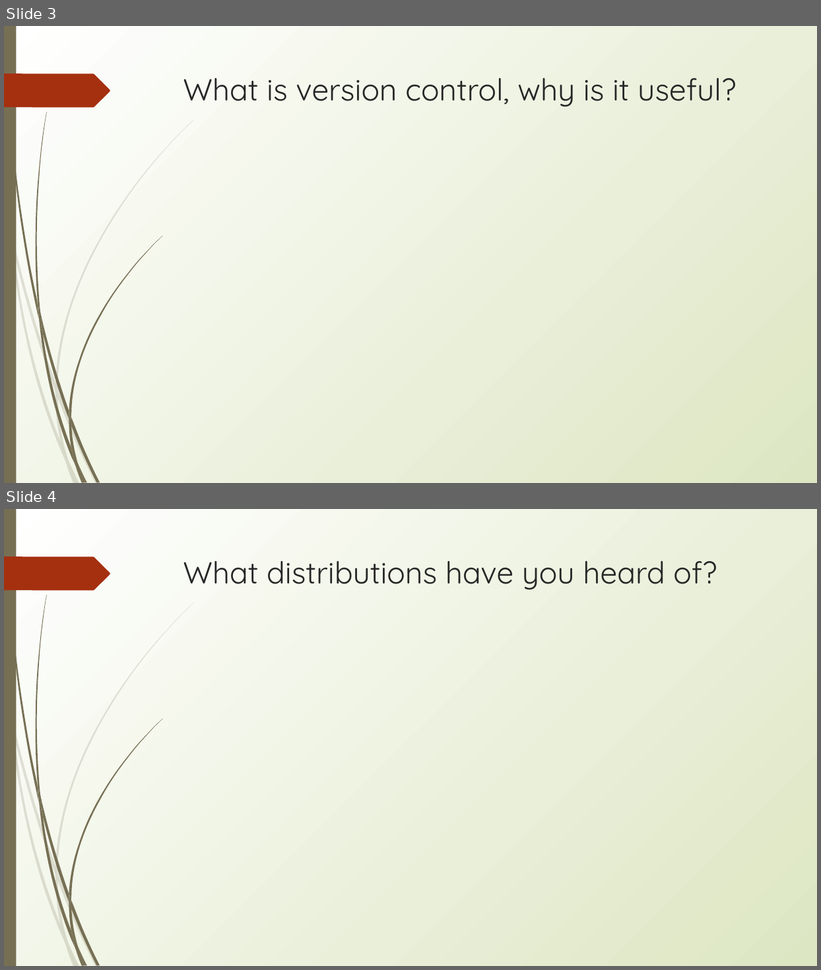
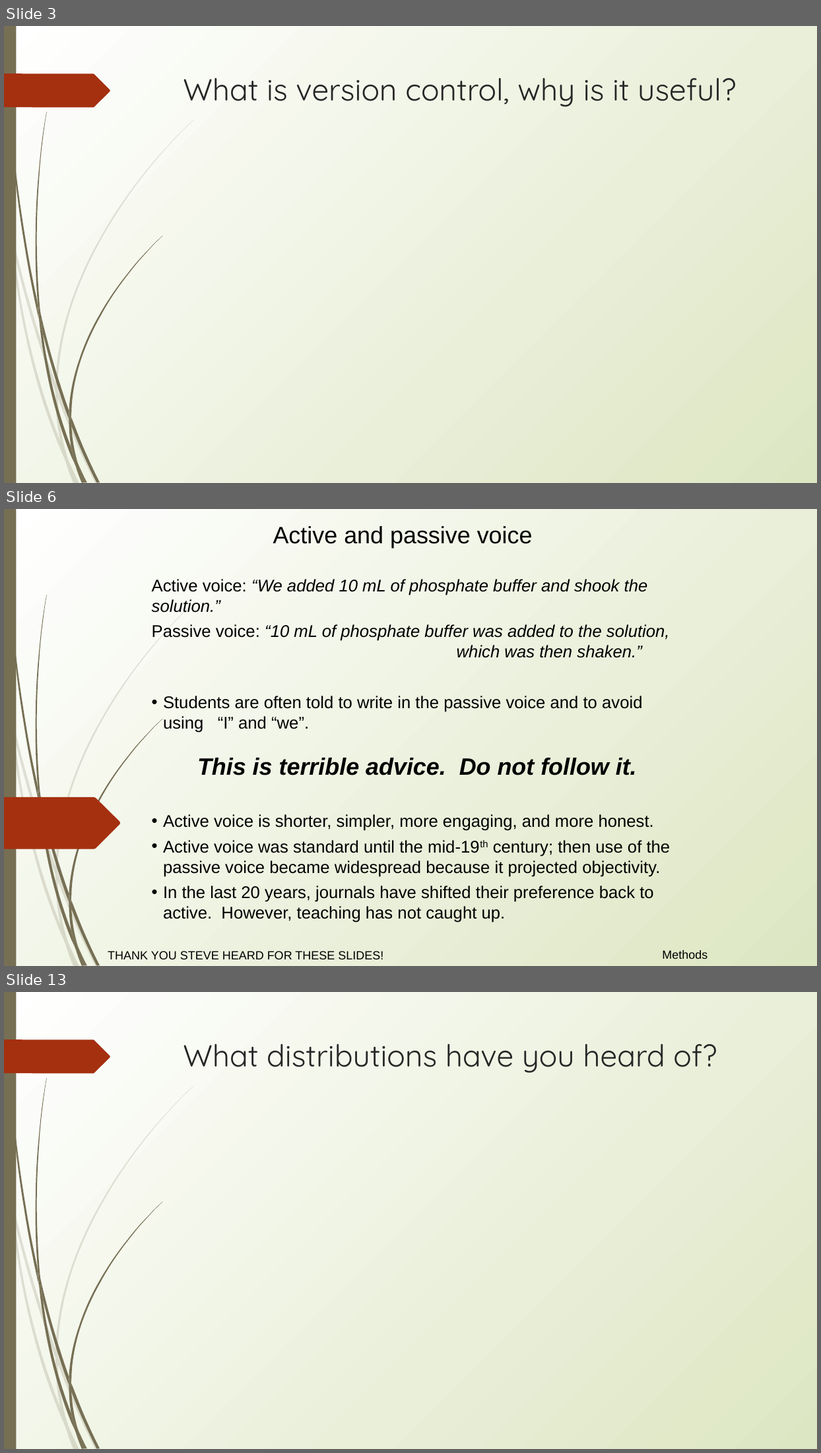
Before and after one commit to erynmcfarlane/GraduateStatsClass, a slide deck: Lecture2_v1.pptx. Shown one above the other, each under a label of ours: slides 3 and 4 before the commit, slides 3, 6 and 13 after it; the slides between them are not shown. The pictures are 821x970 and 821x1453 pixels, drawn with LibreOffice and Linux fonts; fonts in the diff are those of the drawing. Boxes give left, top, right and bottom in pixels: in the first picture for what was removed or moved away, otherwise in the second. Text is boxed around its words. In the diff, an @@ line names an element or a change of style, - is before the commit and + after.

Commit message:
updates to lecture 2 - added Stephen Heard's Methods slides!

```diff
--- a/Lecture2_v1.pptx
+++ b/Lecture2_v1.pptx
@@ slide 6 added at (x1=4, y1=509, x2=817, y2=966), background gradient #FFFFFF to #DDE6C3; not listed: 23 template elements that a slide beside it also shows @@
@@ text added at (x1=273, y1=526, x2=533, y2=548), 28 pt, text #000000 @@
+Active and passive voice
@@ text added at (x1=152, y1=579, x2=671, y2=923), 20 pt, text #000000 @@
+Active voice: “We added 10 mL of phosphate buffer and shook the solution.”
+Passive voice: “10 mL of phosphate buffer was added to the solution, which was then shaken.”
+• Students are often told to write in the passive voice and to avoid using “I” and “we”.
+This is terrible advice. Do not follow it.
+• Active voice is shorter, simpler, more engaging, and more honest.
+• Active voice was standard until the mid-19th century; then use of the passive voice became widespread because it projected objectivity.
+• In the last 20 years, journals have shifted their preference back to active. However, teaching has not caught up.
@@ freeform shape added at (x1=4, y1=797, x2=121, y2=850), fill #A53010 @@
@@ text added at (x1=108, y1=951, x2=384, y2=960), 14 pt, text #000000 @@
+THANK YOU STEVE HEARD FOR THESE SLIDES!
@@ text added at (x1=662, y1=951, x2=708, y2=959), 14 pt, text #000000 @@
+Methods
@@ what was slide 4 is now slide 13 @@
```
Also in this commit, not shown: 2 slides changed, 8 other slides added.
